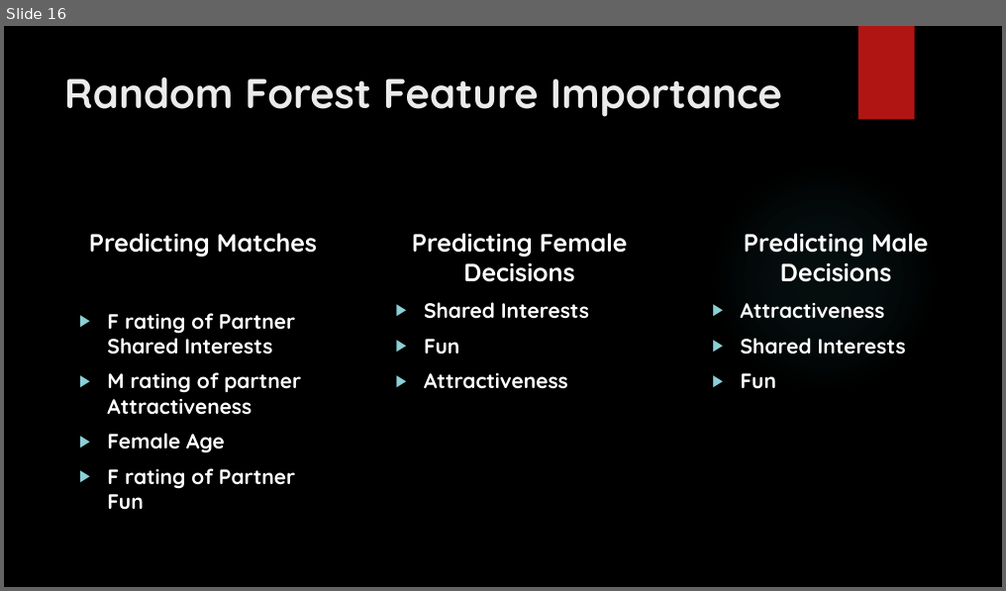
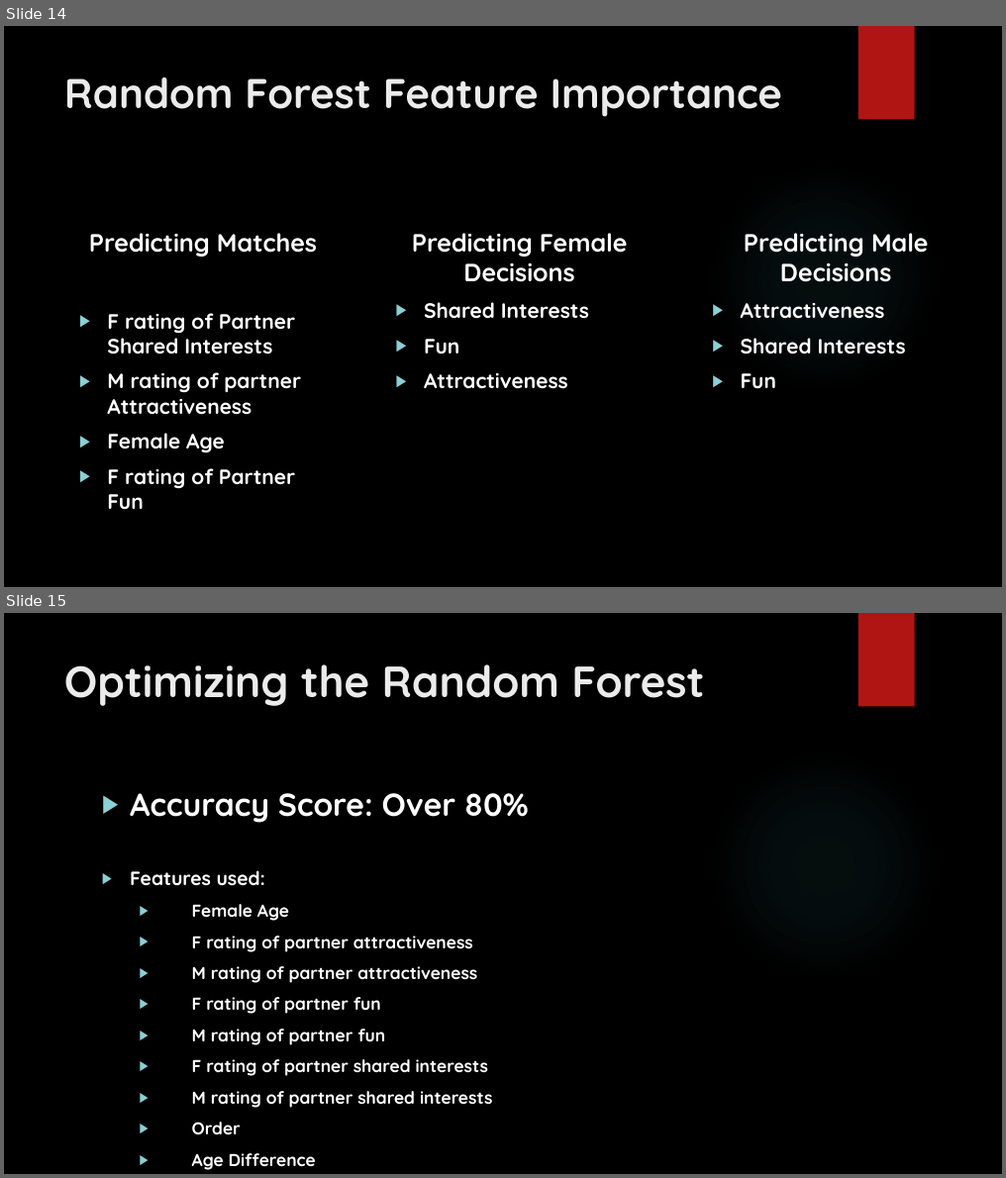
Before and after one commit to mohsseha/DSI-BOS-students, a slide deck: wedelljd/Capstone/Capstone Presentation.pptx. Shown one above the other, each under a label of ours: slide 16 before the commit, slides 14 and 15 after it. The pictures are 1006x591 and 1006x1178 pixels, drawn with LibreOffice and Linux fonts; fonts in the diff are those of the drawing; background and template pictures are left out. Boxes give left, top, right and bottom in pixels: in the first picture for what was removed or moved away, otherwise in the second. Text is boxed around its words. In the diff, an @@ line names an element or a change of style, - is before the commit and + after.

```diff
--- a/wedelljd/Capstone/Capstone Presentation.pptx
+++ b/wedelljd/Capstone/Capstone Presentation.pptx
@@ slide 15 added at [4,613,1002,1174], background picture (left out); not listed: 2 template elements that a slide beside it also shows @@
@@ title added at [64,664,704,706], 42 pt, text #EBEBEB, bold @@
+Optimizing the Random Forest
@@ text added at [130,793,529,1135], 16.6 pt, text #FFFFFF, bold @@
+▶ Accuracy Score: Over 80%
+▶ Features used:
+  ▶ Female Age
+  ▶ F rating of partner attractiveness
+  ▶ M rating of partner attractiveness
+  ▶ F rating of partner fun
+  ▶ M rating of partner fun
+  ▶ F rating of partner shared interests
+  ▶ M rating of partner shared interests
+  ▶ Order
+  ▶ Age Difference
@@ what was slide 16 is now slide 14 @@
```
Also in this commit, not shown: 1 slide changed.
